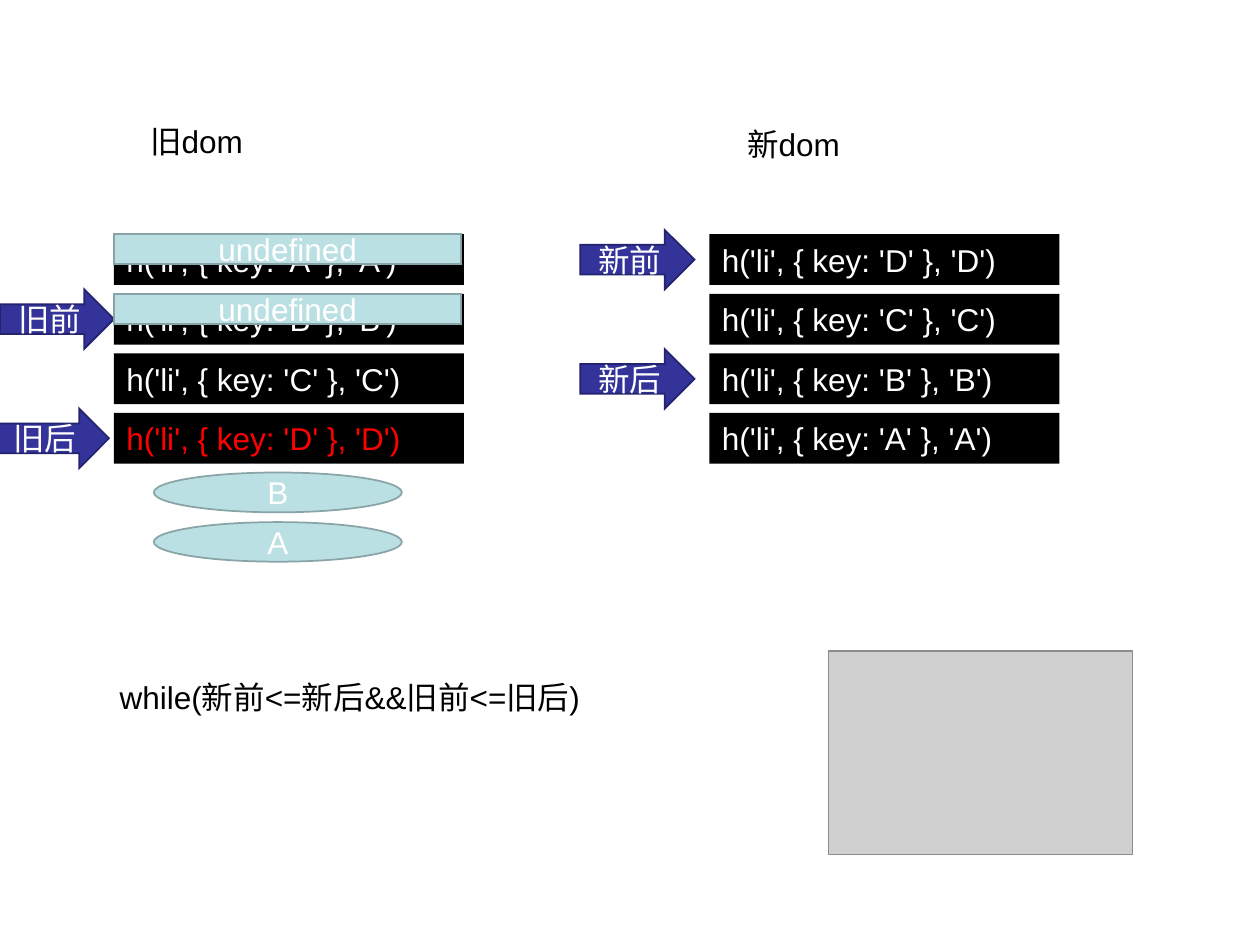
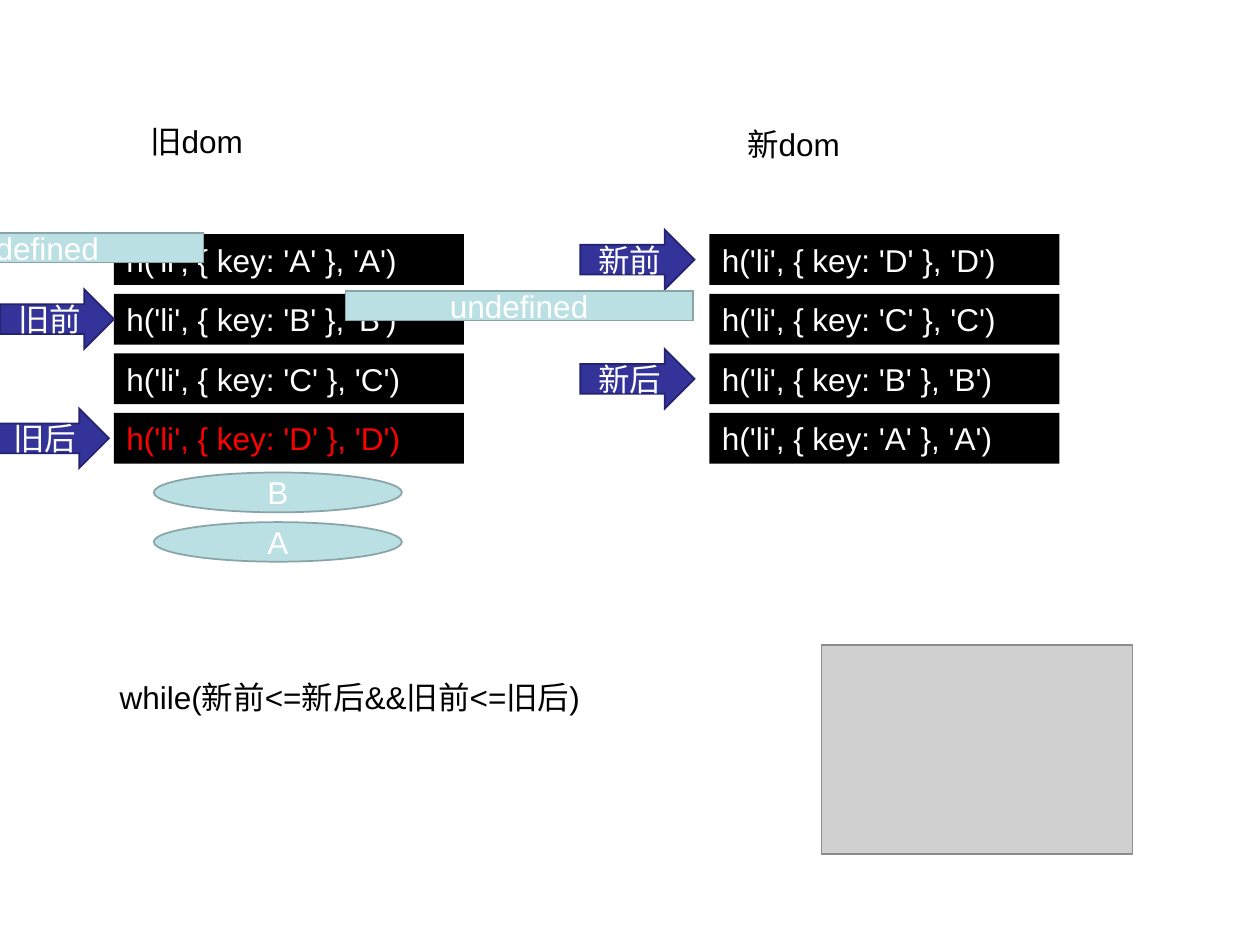
Before and after one commit to joshsyj/study-demo, a slide deck: slide 1 of snabbdom-diff/diff.ppt. Drawn at 1260x945 pixels with LibreOffice and Linux fonts; fonts in the diff are those of the drawing; grey boxes stand for pictures. Boxes give left, top, right and bottom in pixels: in the first picture for what was removed or moved away, otherwise in the second. Text is boxed around its words. In the diff, an @@ line names an element or a change of style, - is before the commit and + after.

```diff
--- a/snabbdom-diff/diff.ppt
+++ b/snabbdom-diff/diff.ppt
@@ rectangle "undefined" resized from (x1=113, y1=234, x2=461, y2=265) to (x1=0, y1=233, x2=204, y2=263) @@
@@ right arrow "新前" at (x1=581, y1=229, x2=696, y2=289): proportions changed @@
@@ right arrow "旧前" at (x1=0, y1=290, x2=113, y2=349): proportions changed @@
@@ rectangle "undefined" moved from (x1=113, y1=294, x2=461, y2=324) to (x1=345, y1=291, x2=693, y2=321) @@
@@ picture resized from (x1=828, y1=651, x2=1131, y2=854) to (x1=822, y1=645, x2=1133, y2=854) @@
```
Also in this commit, not shown: 3 other slides changed, 2 other files.
